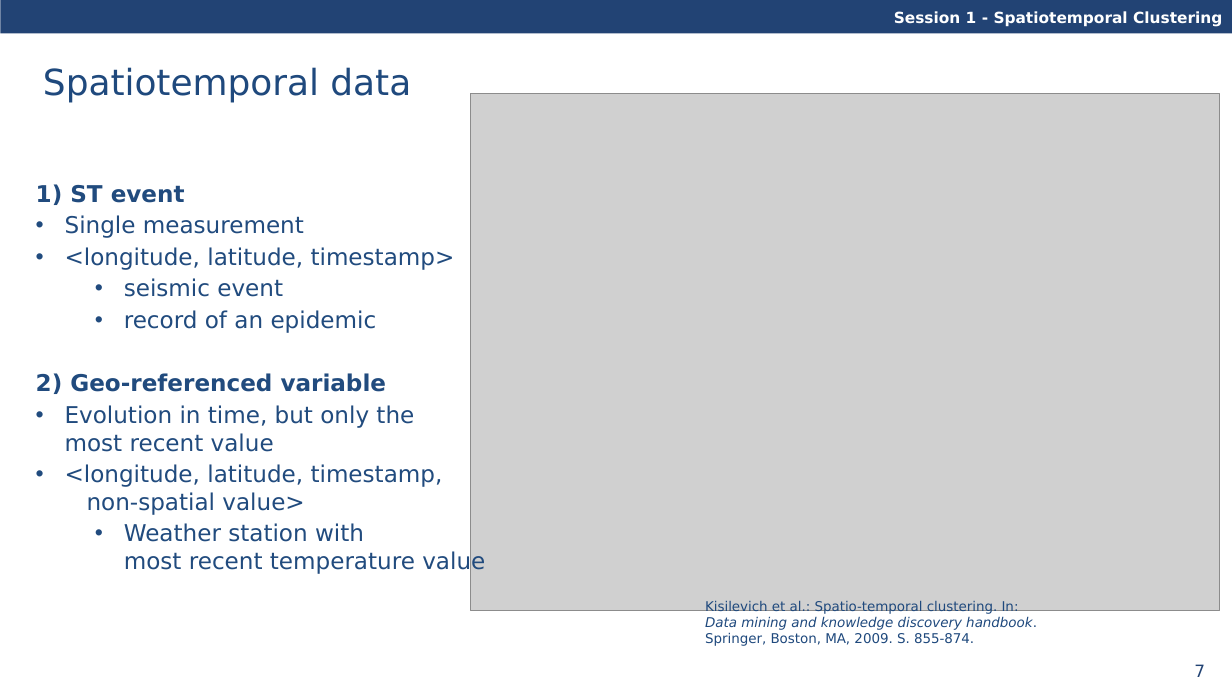
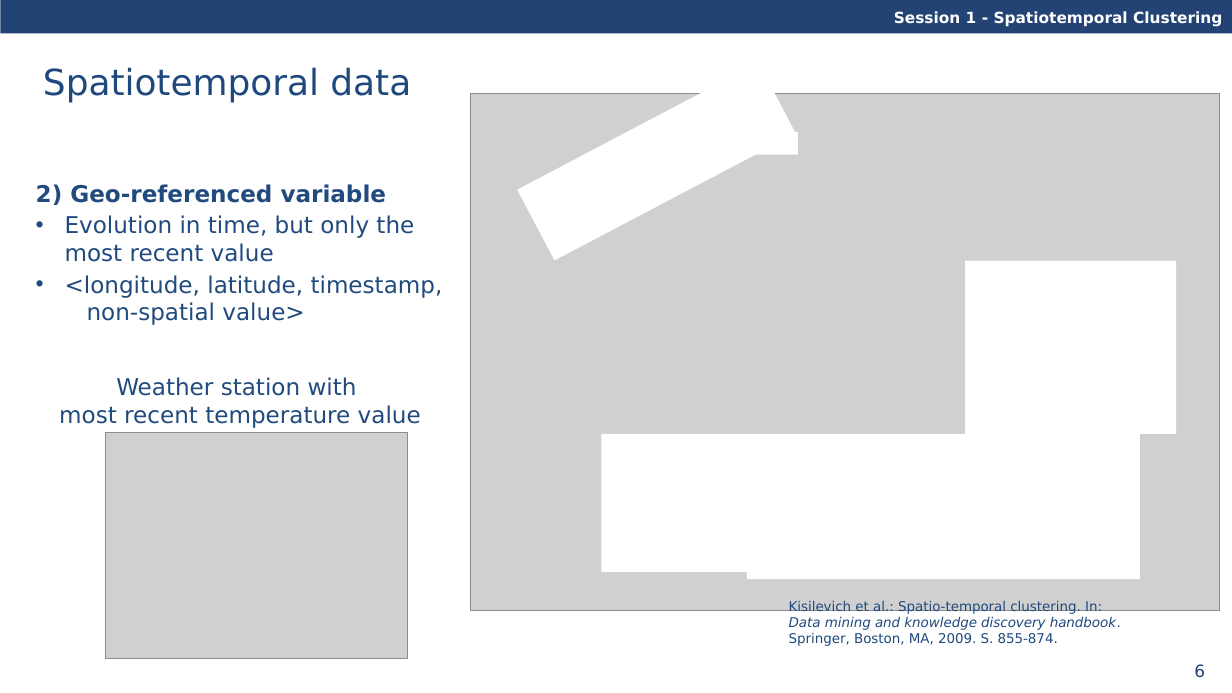
Before and after one commit to davidfrantz/covid19, a slide deck: slide 6 of material/spatio-temporal-clustering.pptx (slide 7 before the commit). Drawn at 1232x693 pixels with LibreOffice and Linux fonts; fonts in the diff are those of the drawing; grey boxes stand for pictures. Boxes give left, top, right and bottom in pixels: in the first picture for what was removed or moved away, otherwise in the second. Text is boxed around its words. In the diff, an @@ line names an element or a change of style, - is before the commit and + after.

```diff
--- a/material/spatio-temporal-clustering.pptx
+++ b/material/spatio-temporal-clustering.pptx
@@ rectangle added at <box>517,62,796,260</box>, fill #FFFFFF @@
@@ rectangle added at <box>740,132,799,155</box>, fill #FFFFFF @@
@@ text at <box>36,184,455,333</box>: paragraphs removed @@
-1) ST event
-• Single measurement
-• <longitude, latitude, timestamp>
-  • seismic event
-  • record of an epidemic
@@ rectangle added at <box>966,261,1177,434</box>, fill #FFFFFF @@
@@ text added at <box>59,377,421,428</box>, 18 pt, text #214B7E @@
+  Weather station with
+  most recent temperature value
@@ picture added at <box>105,433,408,659</box> @@
@@ rectangle added at <box>602,433,747,572</box>, fill #FFFFFF @@
@@ rectangle added at <box>747,433,1140,579</box>, fill #FFFFFF @@
@@ text at <box>124,523,485,575</box>: paragraph removed @@
-  • Weather station with
-    most recent temperature value
@@ text "Kisilevich et al.: Spatio-temporal clustering. ...": place and size @@
-text "Kisilevich et al.: Spatio-temporal clustering. ..." at <box>705,601,1037,646</box>
+text "Kisilevich et al.: Spatio-temporal clustering. ..." at <box>789,601,1121,646</box>
@@ page number at <box>1194,664,1205,678</box>: text changed @@
-7
+6
```
Also in this commit, not shown: 23 other slides changed, 5 slides added, 4 slides removed, 1 other file.
